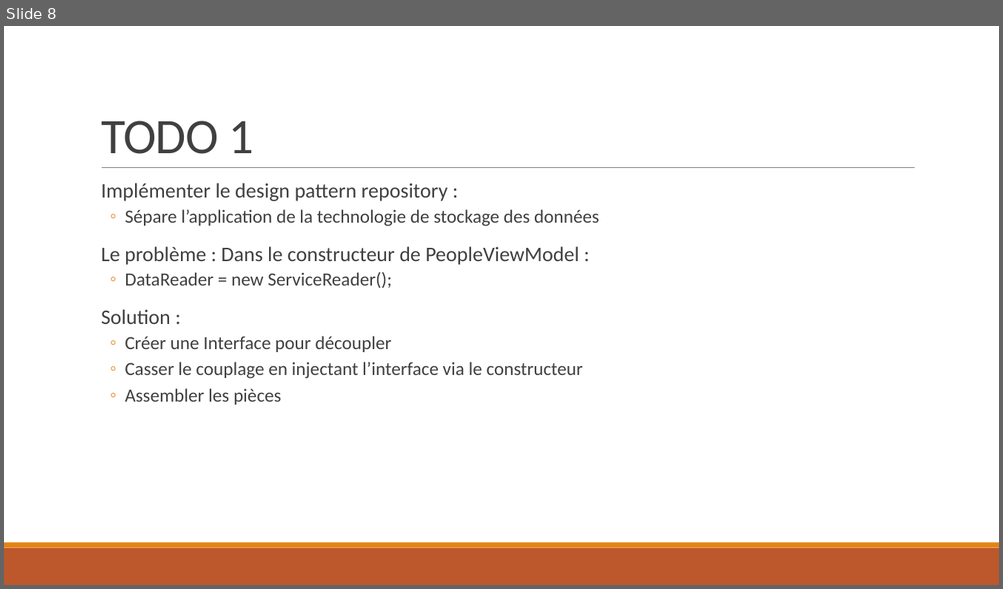
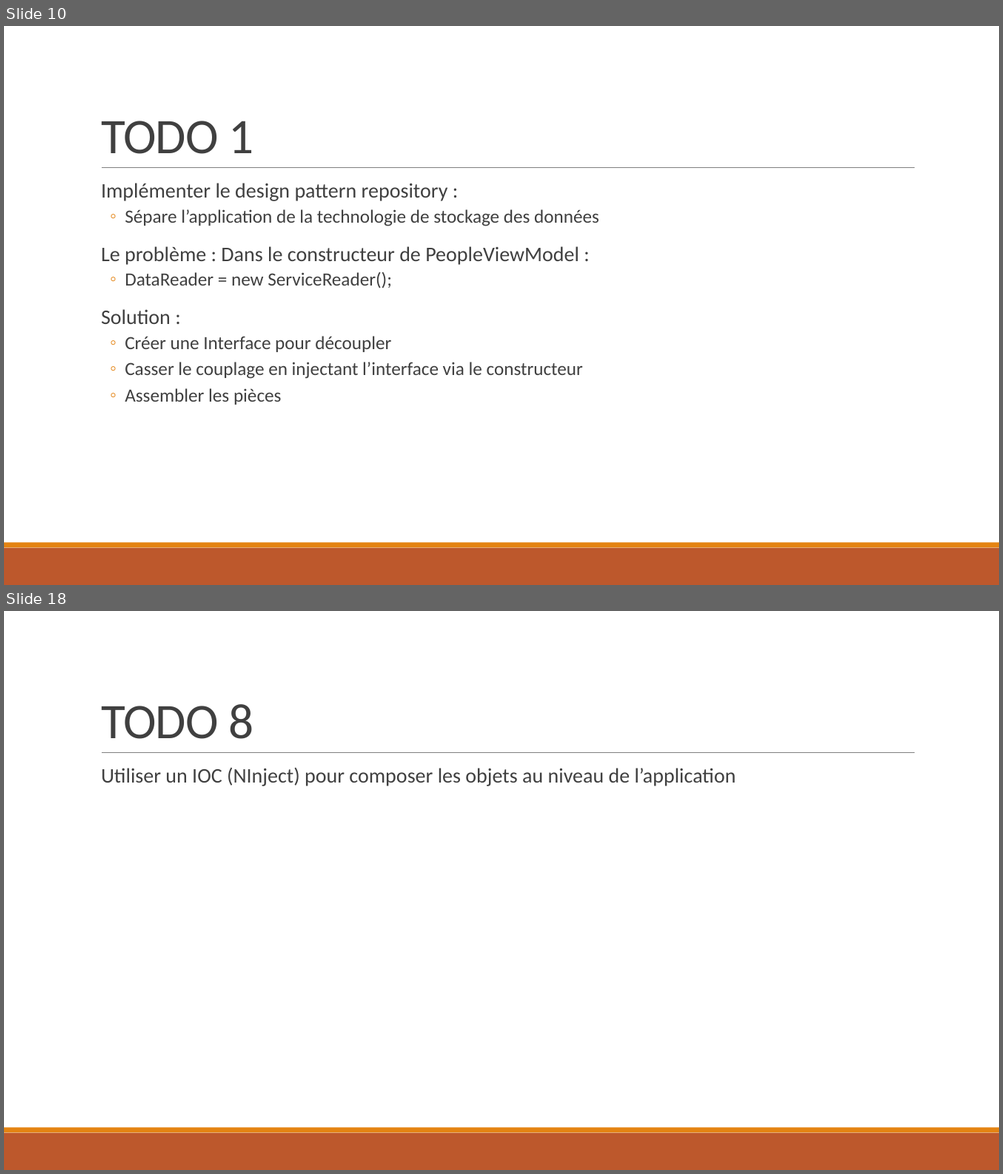
Before and after one commit to Sybaris-Classroom/Exercices, a slide deck: DependencyInjection/Exercice DependencyInjection.pptx. Shown one above the other, each under a label of ours: slide 8 before the commit, slides 10 and 18 after it; the slides between them are not shown. The pictures are 1003x589 and 1003x1174 pixels, drawn with LibreOffice and Linux fonts; fonts in the diff are those of the drawing. Boxes give left, top, right and bottom in pixels: in the first picture for what was removed or moved away, otherwise in the second. Text is boxed around its words. In the diff, an @@ line names an element or a change of style, - is before the commit and + after.

```diff
--- a/DependencyInjection/Exercice DependencyInjection.pptx
+++ b/DependencyInjection/Exercice DependencyInjection.pptx
@@ slide 18 added at <box>4,611,999,1170</box>, background #FFFFFF; not listed: 3 template elements that a slide beside it also shows @@
@@ title added at <box>101,704,254,739</box>, 48 pt, text #404040 @@
+TODO 8
@@ text added at <box>101,768,736,786</box>, 20 pt, text #404040 @@
+  Utiliser un IOC (NInject) pour composer les objets au niveau de l’application
@@ what was slide 8 is now slide 10 @@
```
Also in this commit, not shown: 7 slides changed, 7 other slides added, 1 other file.
